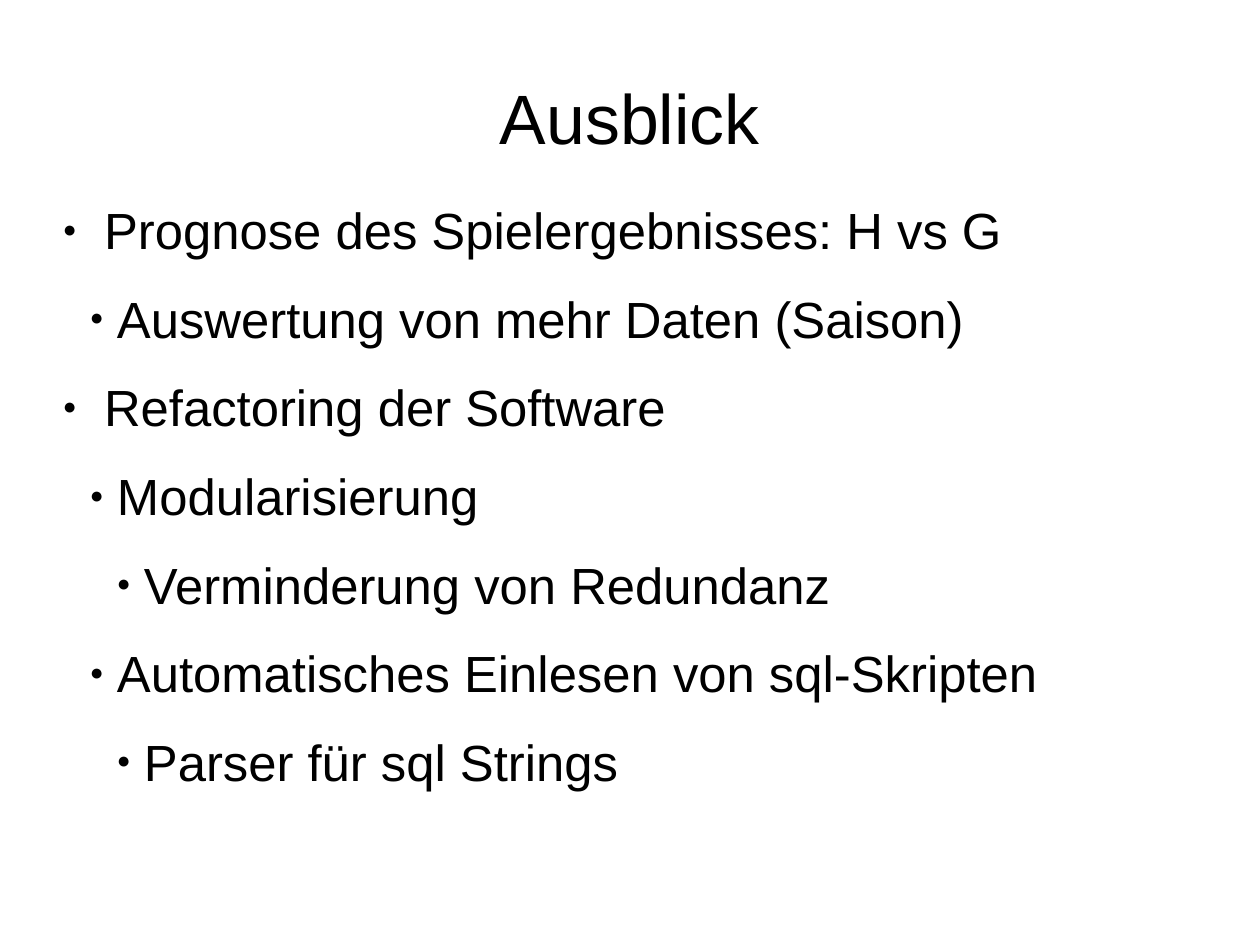
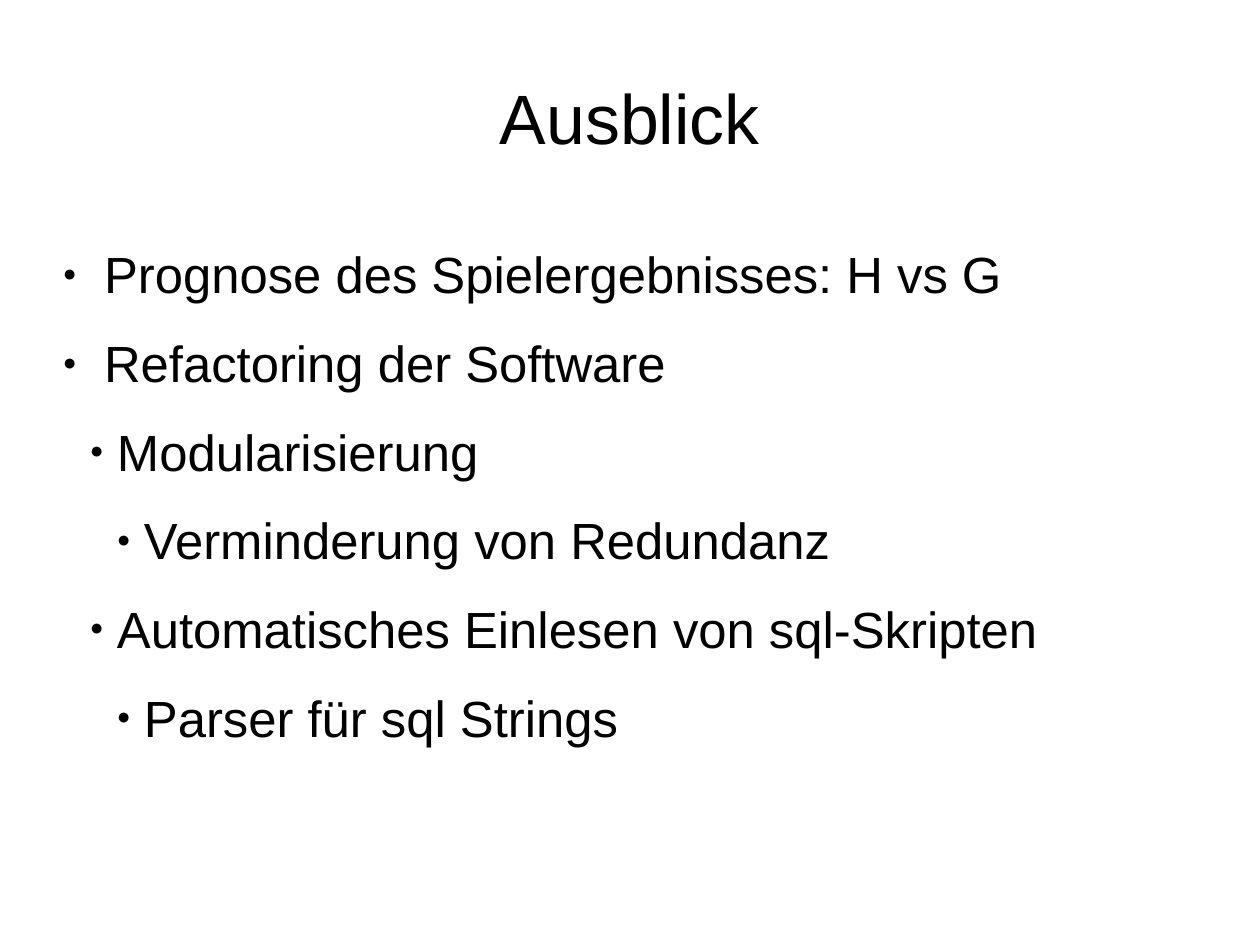
Before and after one commit to hrhee/dbs-project-ss14, a slide deck: slide 11 of doc/02_Iteration.odp. Drawn at 1260x945 pixels with LibreOffice and Linux fonts; fonts in the diff are those of the drawing. Boxes give left, top, right and bottom in pixels: in the first picture for what was removed or moved away, otherwise in the second. Text is boxed around its words. In the diff, an @@ line names an element or a change of style, - is before the commit and + after.

Commit message:
ausblick geaendert

```diff
--- a/doc/02_Iteration.odp
+++ b/doc/02_Iteration.odp
@@ subtitle at <box>117,301,964,348</box>: paragraph removed @@
-  ● Auswertung von mehr Daten (Saison)
```
Also in this commit, not shown: 1 other slide changed, 1 other file.
